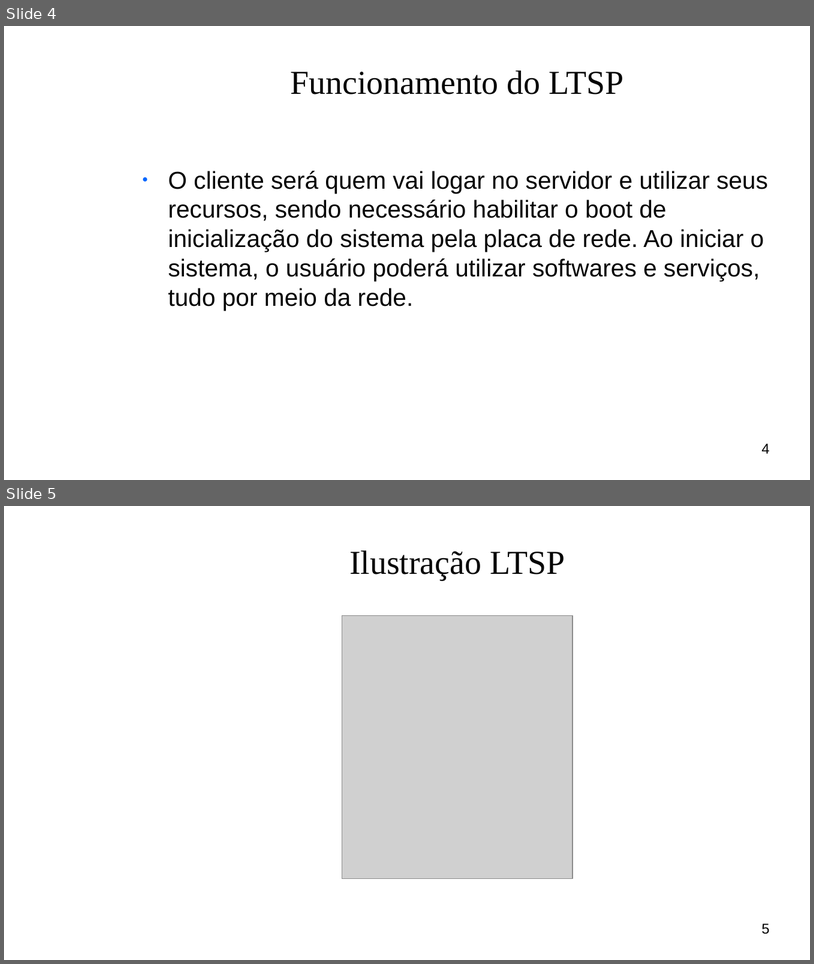
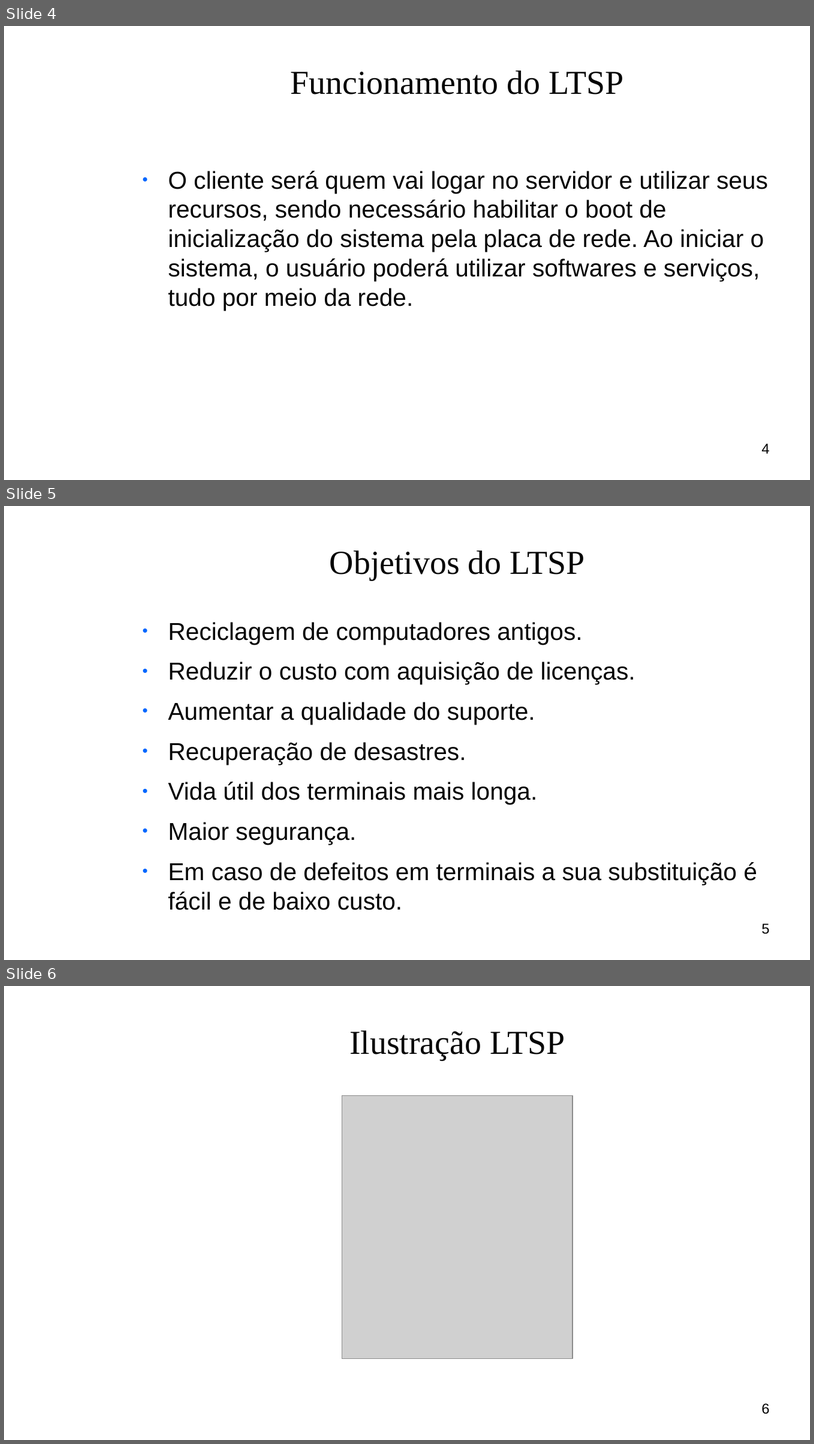
Before and after one commit to OtavioAL/LTSP, a slide deck: slideLTSP.odp. Shown one above the other, each under a label of ours: slides 4 and 5 before the commit, slides 4, 5 and 6 after it. The pictures are 814x964 and 814x1444 pixels, drawn with LibreOffice and Linux fonts; fonts in the diff are those of the drawing; grey boxes stand for pictures; background and template pictures are left out. Boxes give left, top, right and bottom in pixels: in the first picture for what was removed or moved away, otherwise in the second. Text is boxed around its words. In the diff, an @@ line names an element or a change of style, - is before the commit and + after.

```diff
--- a/slideLTSP.odp
+++ b/slideLTSP.odp
@@ slide 5 added at bbox=[4, 506, 810, 960], background picture (left out) @@
@@ title added at bbox=[330, 550, 585, 580], 33 pt, text #050505 @@
+Objetivos do LTSP
@@ text added at bbox=[168, 622, 758, 910], 24 pt, text #050505 @@
+● Reciclagem de computadores antigos.
+● Reduzir o custo com aquisição de licenças.
+● Aumentar a qualidade do suporte.
+● Recuperação de desastres.
+● Vida útil dos terminais mais longa.
+● Maior segurança.
+● Em caso de defeitos em terminais a sua substituição é fácil e de baixo custo.
@@ page number added at bbox=[762, 923, 770, 934], 14 pt, text #000000 @@
+5
@@ what was slide 5 is now slide 6 @@
@@ page number at bbox=[762, 1403, 770, 1414]: text changed @@
-5
+6
```
Also in this commit, not shown: 3 slides changed, 4 other slides added, 1 slide removed, 2 other files.
